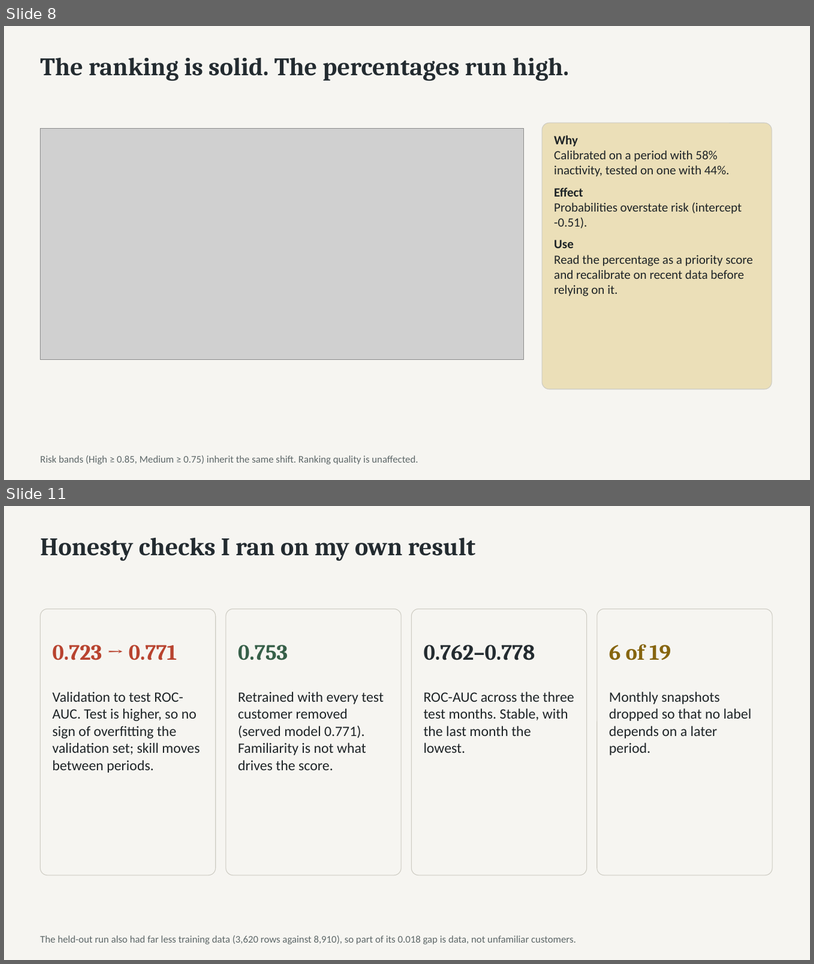
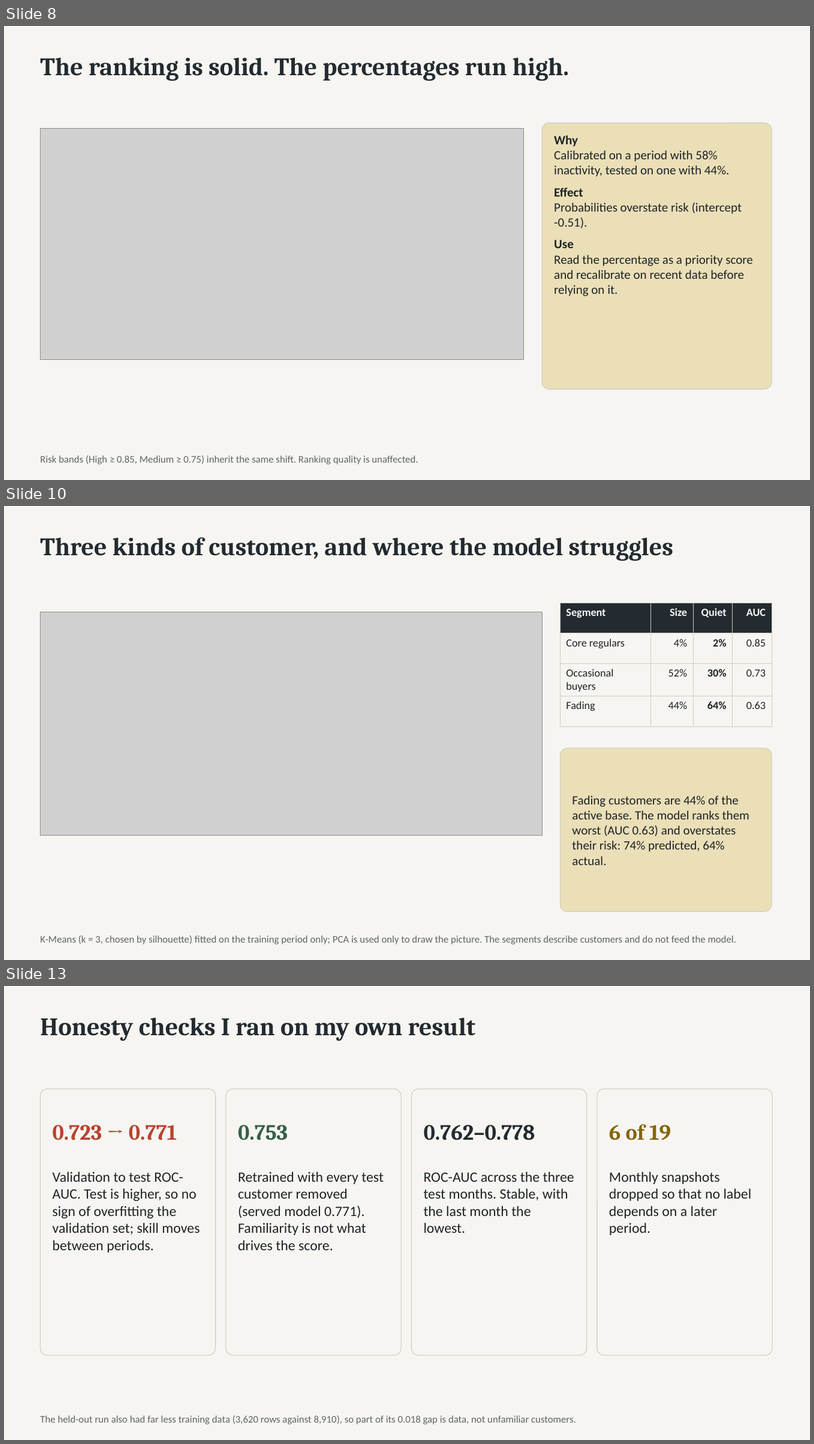
Before and after one commit to eric3009/inactivity-capstone, a slide deck: docs/Presentation.pptx. Shown one above the other, each under a label of ours: slides 8 and 11 before the commit, slides 8, 10 and 13 after it; the slides between them are not shown. The pictures are 814x964 and 814x1444 pixels, drawn with LibreOffice and Linux fonts; fonts in the diff are those of the drawing; grey boxes stand for pictures. Boxes give left, top, right and bottom in pixels: in the first picture for what was removed or moved away, otherwise in the second. Text is boxed around its words. In the diff, an @@ line names an element or a change of style, - is before the commit and + after.

```diff
--- a/docs/Presentation.pptx
+++ b/docs/Presentation.pptx
@@ slide 10 added at [4,506,810,960], background #F6F5F1 @@
@@ text added at [40,537,674,561], 30 pt, text #232B30, bold @@
+Three kinds of customer, and where the model struggles
@@ picture added at [40,612,542,835] @@
@@ table added at [561,603,772,713], 4 rows, 4 columns @@
+Segment | Size | Quiet | AUC
+Core regulars | 4% | 2% | 0.85
+Occasional buyers | 52% | 30% | 0.73
+Fading | 44% | 64% | 0.63
@@ rounded rectangle added at [561,748,772,912], fill #EBDFB8, outline #CDCBC2 0.75 pt @@
@@ text added at [572,795,750,865], 15 pt, text #1D2326 @@
+Fading customers are 44% of the active base. The model ranks them worst (AUC 0.63) and overstates their risk: 74% predicted, 64% actual.
@@ text added at [40,935,737,944], 12 pt, text #5D6768 @@
+K-Means (k = 3, chosen by silhouette) fitted on the training period only; PCA is used only to draw the picture. The segments describe customers and do not feed the model.
@@ what was slide 11 is now slide 13 @@
```
Also in this commit, not shown: 5 slides changed, 2 other slides added, 45 other files.
